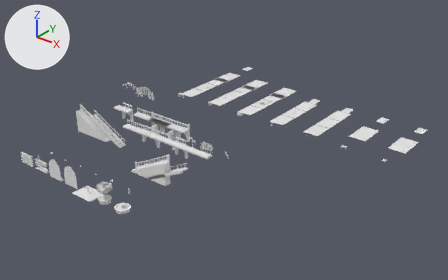
The Blender file art_src/kit/kit_dressing.blend, before and after one commit.
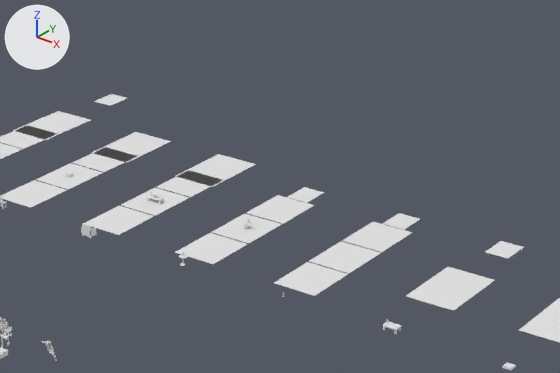
Old and new are each drawn whole from a 50 mm lens placed at (86.6, -53.6, 51.1), pointed at (20.9, 28.6, 0.2) and again close up on the part from 47% to 90% of the width and 12% to 58% of the height. Every picture has the same lights, and +X, +Y and +Z are marked at upper left. The first two pictures are the older version. Objects named as collision shapes, trigger or cutter boxes, shadow casters or lower levels of detail are left out.

In view in the first close-up: 'rug_gabbeh_grand__rug', 'rug_gabbeh_runner__rug', 'rug_garden_grand__rug', 'rug_garden_runner__rug', 'rug_herati_grand__rug', 'rug_herati_runner__rug', 'rug_kilim_grand__rug', 'rug_kilim_runner__rug', 'rug_medallion_grand__rug', 'rug_medallion_runner__rug' and 13 more.
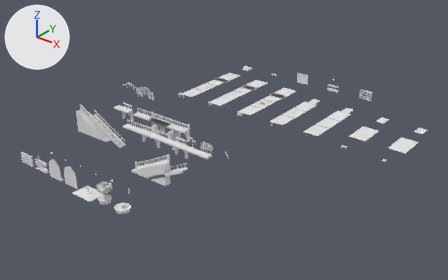
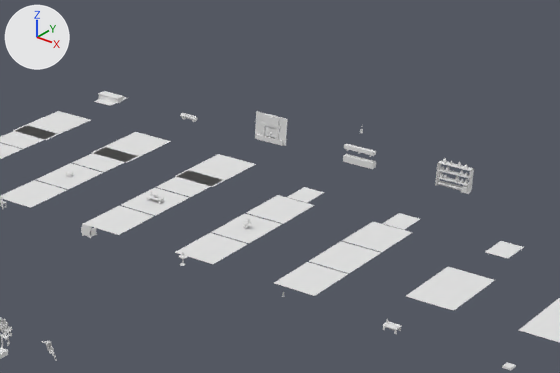
Location of each change, (x1, y1, x2, y2) in pixels of the close-ups (560 x 373 px):
'wall_hearth__brick-col', added: after (255, 111, 287, 146)
'wall_pantry__shelves-col', added: after (435, 160, 474, 194)
'wall_herbs__troughs-col', added: after (343, 145, 376, 169)
'niche_bed__walls-col', added: after (98, 91, 124, 104)
'wall_pantry__jars', added: after (440, 158, 468, 184)
'wall_herbs__soil', added: after (344, 144, 375, 163)
'wall_pantry__log-col', added: after (438, 181, 461, 191)
'niche_log__bark-col', added: after (180, 114, 198, 121)
'wall_pantry__sack', added: after (461, 185, 468, 194)

Diff of the bpy script that builds the scene:
```diff
--- a/art_src/kit/kit_dressing.blend.py
+++ b/art_src/kit/kit_dressing.blend.py
@@ ob_wall_hearth__brick_col @@
+ob_wall_hearth__brick_col = bpy.data.objects.new('wall_hearth__brick-col', me_wall_hearth__brick_col)  # a box spanning x -1.2..1.2, y -0.3..0.28, z 0.0..0.4; a box spanning x -0.75..-0.55, y -0.3..0.2, z 0.4..1.35; a box spanning x 0.55..0.75, y -0.3..0.2, z 0.4..1.35; a box spanning x -0.85..0.85, y -0.3..0.18, z 1.35..1.6; a box spanning x -0.7..0.7, y -0.3..0.05, z 1.6..2.2; a box spanning x -1.45..1.45, y -0.2..-0.18, z 0.0..2.3; in mat_brick (white #e7e7e7)
+ob_wall_hearth__brick_col.parent = ob_m_wall_hearth
+ob_wall_hearth__brick_col.location = (0.0, 0.0, 0.0)
@@ ob_m_wall_hearth @@
+ob_m_wall_hearth = bpy.data.objects.new('M_wall_hearth', None)
+ob_m_wall_hearth.location = (16.0, 64.0, 0.0)
@@ ob_wall_pantry__log_col @@
+ob_wall_pantry__log_col = bpy.data.objects.new('wall_pantry__log-col', me_wall_pantry__log_col_001)  # 32 vertices, 26 faces; spans x -1.26..0.61, y -0.18..0.18, z 0.0..0.34; in mat_bark (white #e7e7e7)
+ob_wall_pantry__log_col.parent = ob_m_wall_pantry
+ob_wall_pantry__log_col.location = (0.0, 0.0, 0.0)
@@ ob_m_wall_pantry @@
+ob_m_wall_pantry = bpy.data.objects.new('M_wall_pantry', None)
+ob_m_wall_pantry.location = (32.0, 64.0, 0.0)
@@ ob_wall_pantry__sack @@
+ob_wall_pantry__sack = bpy.data.objects.new('wall_pantry__sack', me_wall_pantry__sack_001)  # a box spanning x 0.75..1.25, y -0.28..0.15, z 0.0..0.42; in mat_linen (white #e7e7e7)
+ob_wall_pantry__sack.parent = ob_m_wall_pantry
+ob_wall_pantry__sack.location = (0.0, 0.0, 0.0)
@@ ob_wall_pantry__jars @@
+ob_wall_pantry__jars = bpy.data.objects.new('wall_pantry__jars', me_wall_pantry__jars_001)  # 676 vertices, 780 faces; spans x -1.18..1.12, y -0.18..0.08, z 0.67..2.23; in mat_earthenware (white #e7e7e7)
+ob_wall_pantry__jars.parent = ob_m_wall_pantry
+ob_wall_pantry__jars.location = (0.0, 0.0, 0.0)
@@ ob_wall_pantry__shelves_col @@
+ob_wall_pantry__shelves_col = bpy.data.objects.new('wall_pantry__shelves-col', me_wall_pantry__shelves_col_001)  # a box spanning x -1.35..1.35, y -0.3..0.25, z 0.62..0.67; a box spanning x -1.35..1.35, y -0.3..0.25, z 1.22..1.27; a box spanning x -1.35..1.35, y -0.3..0.25, z 1.82..1.87; a box spanning x -1.35..-1.3, y -0.3..0.25, z 0.0..1.87; a box spanning x 1.3..1.35, y -0.3..0.25, z 0.0..1.87; in mat_wood (white #e7e7e7)
+ob_wall_pantry__shelves_col.parent = ob_m_wall_pantry
+ob_wall_pantry__shelves_col.location = (0.0, 0.0, 0.0)
@@ ob_wall_herbs__soil @@
+ob_wall_herbs__soil = bpy.data.objects.new('wall_herbs__soil', me_wall_herbs__soil_001)  # a box spanning x -1.25..1.25, y -0.26..0.17, z 0.5..0.52; a box spanning x -1.25..1.25, y -0.26..0.04, z 1.38..1.4; in mat_soil (white #e7e7e7)
+ob_wall_herbs__soil.parent = ob_m_wall_herbs
+ob_wall_herbs__soil.location = (0.0, 0.0, 0.0)
@@ ob_m_wall_herbs @@
+ob_m_wall_herbs = bpy.data.objects.new('M_wall_herbs', None)
+ob_m_wall_herbs.location = (24.0, 64.0, 0.0)
@@ ob_wall_herbs__troughs_col @@
+ob_wall_herbs__troughs_col = bpy.data.objects.new('wall_herbs__troughs-col', me_wall_herbs__troughs_col_001)  # a box spanning x -1.3..1.3, y -0.3..0.22, z 0.0..0.5; a box spanning x -1.3..1.3, y -0.3..0.08, z 1.1..1.38; a box spanning x -1.04..-0.96, y -0.3..0.04, z 0.95..1.1; a box spanning x -0.04..0.04, y -0.3..0.04, z 0.95..1.1; a box spanning x 0.96..1.04, y -0.3..0.04, z 0.95..1.1; in mat_wood (white #e7e7e7)
+ob_wall_herbs__troughs_col.parent = ob_m_wall_herbs
+ob_wall_herbs__troughs_col.location = (0.0, 0.0, 0.0)
@@ ob_niche_log__bark_col @@
+ob_niche_log__bark_col = bpy.data.objects.new('niche_log__bark-col', me_niche_log__bark_col)  # 32 vertices, 26 faces; spans x -0.76..0.76, y -0.19..0.19, z 0.08..0.44; in mat_bark (white #e7e7e7)
+ob_niche_log__bark_col.parent = ob_m_niche_log
+ob_niche_log__bark_col.location = (0.0, 0.0, 0.0)
@@ ob_m_niche_log @@
+ob_m_niche_log = bpy.data.objects.new('M_niche_log', None)
+ob_m_niche_log.location = (8.0, 64.0, 0.0)
@@ ob_niche_bed__walls_col @@
+ob_niche_bed__walls_col = bpy.data.objects.new('niche_bed__walls-col', me_niche_bed__walls_col)  # a box spanning x -1.0..1.0, y -0.4..-0.3, z 0.0..0.4; a box spanning x -1.0..1.0, y 0.3..0.4, z 0.0..0.4; a box spanning x -1.0..-0.9, y -0.3..0.3, z 0.0..0.4; a box spanning x 0.9..1.0, y -0.3..0.3, z 0.0..0.4; a box spanning x -1.04..1.04, y -0.44..0.44, z 0.4..0.45; in mat_brick (white #e7e7e7)
+ob_niche_bed__walls_col.parent = ob_m_niche_bed
+ob_niche_bed__walls_col.location = (0.0, 0.0, 0.0)
@@ ob_m_niche_bed @@
+ob_m_niche_bed = bpy.data.objects.new('M_niche_bed', None)
+ob_m_niche_bed.location = (0.0, 64.0, 0.0)
```
